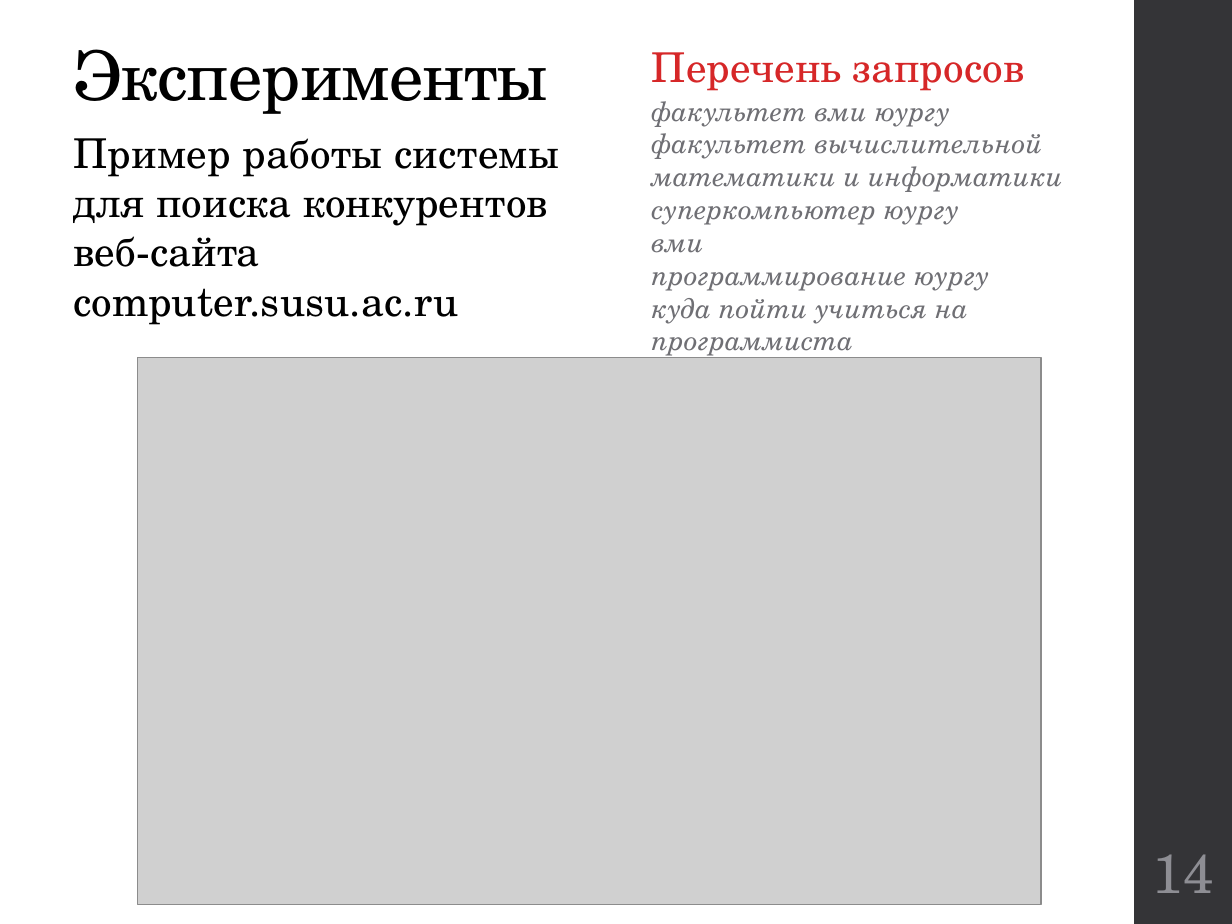
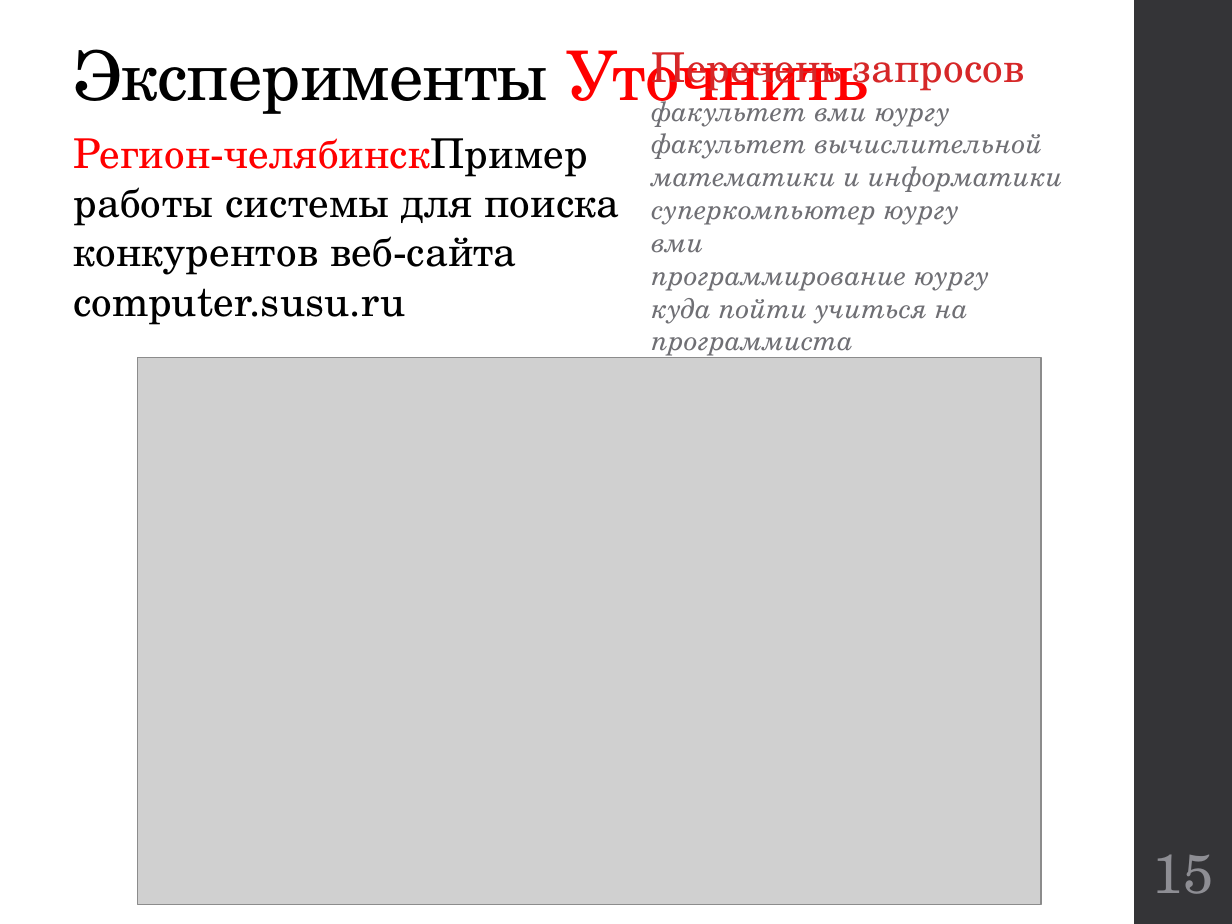
Before and after one commit to kwadraterry/diploma, a slide deck: slide 15 of Отчет/Доклад Неповинных.pptx (slide 14 before the commit). Drawn at 1232x924 pixels with LibreOffice and Linux fonts; fonts in the diff are those of the drawing; grey boxes stand for pictures. Boxes give left, top, right and bottom in pixels: in the first picture for what was removed or moved away, otherwise in the second. Text is boxed around its words. In the diff, an @@ line names an element or a change of style, - is before the commit and + after.

Commit message:
Внесена информация по замечаниям, представленным во время предзащиты. Необходимо исправить презентацию, добавить обзор конкурентов, подкорректировать результаты эксперимента computer.susu.ru.

```diff
--- a/Отчет/Доклад Неповинных.pptx
+++ b/Отчет/Доклад Неповинных.pptx
@@ title at (74, 49, 868, 118): text changed @@
-Эксперименты
+Эксперименты Уточнить
@@ text at (74, 138, 619, 325): text changed @@
-Пример работы системы для поиска конкурентов веб-сайта computer.susu.ac.ru
+Регион-челябинскПример работы системы для поиска конкурентов веб-сайта
+computer.susu.ru
@@ page number at (1153, 854, 1214, 894): text changed @@
-14
+15
```
Also in this commit, not shown: 4 other slides changed, 2 slides added.
